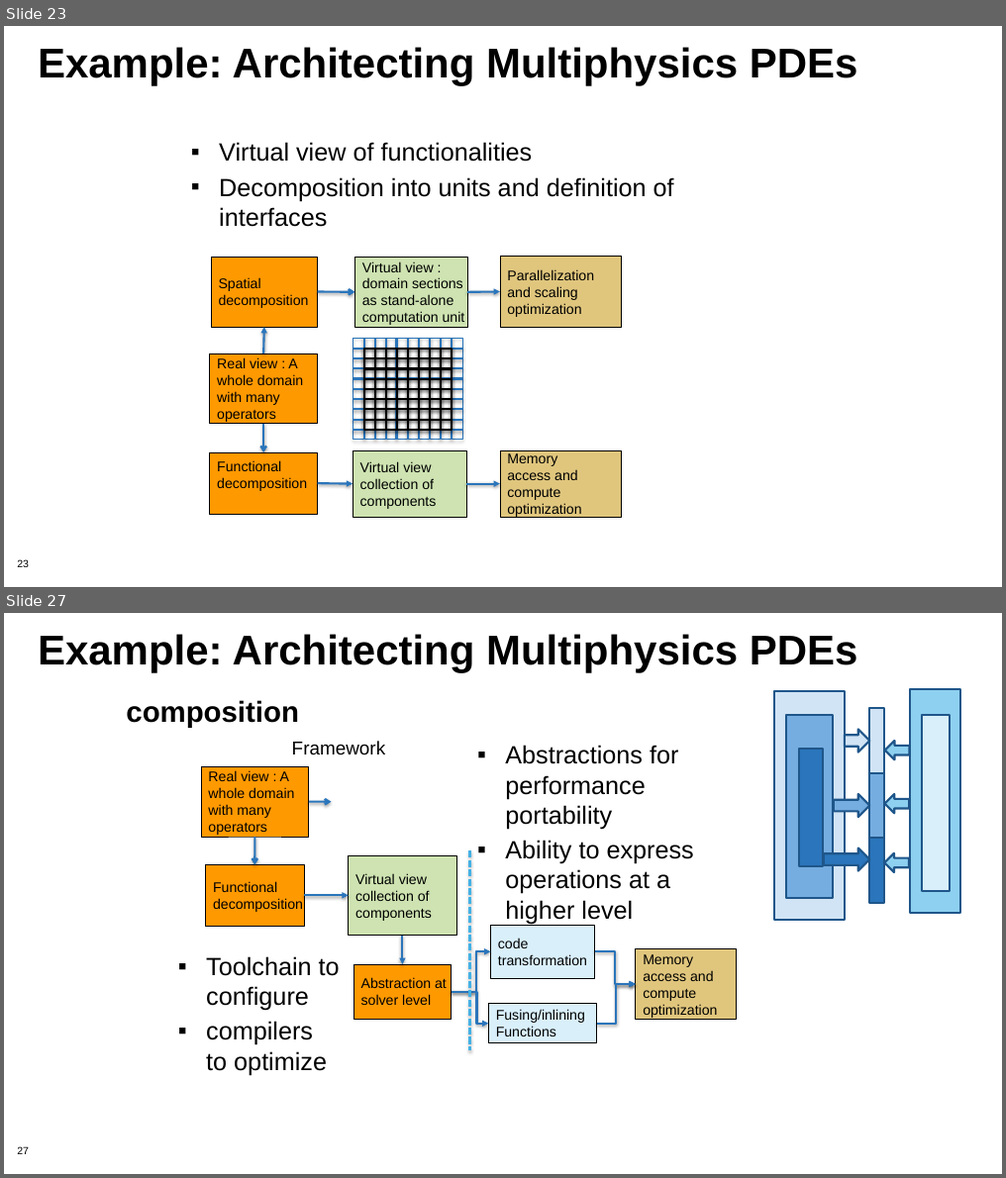
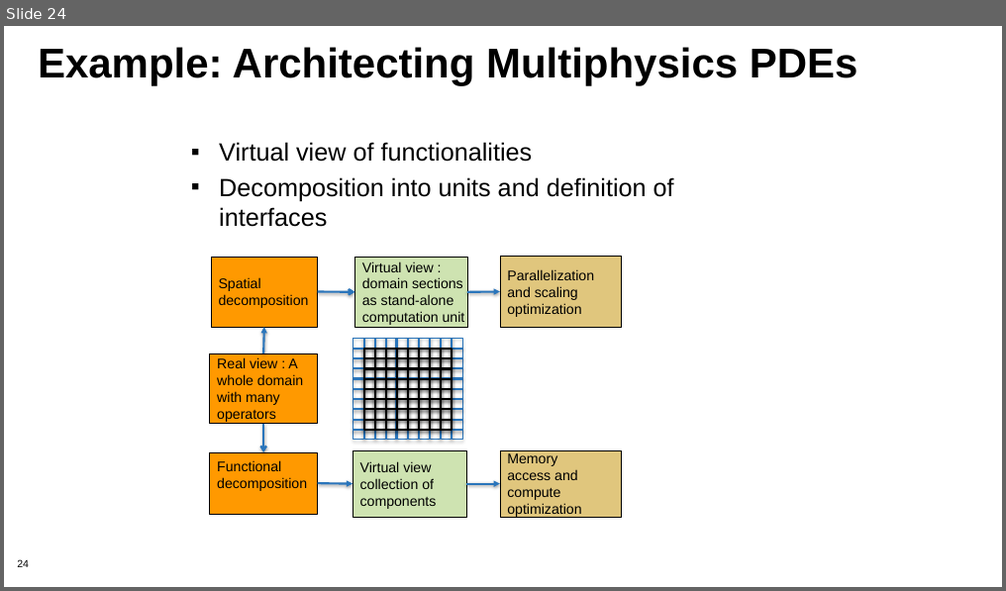
Before and after one commit to betterscientificsoftware/bssw-tutorial, a slide deck: presentations/04-design.pptx. Shown one above the other, each under a label of ours: slides 23 and 27 before the commit, slide 24 after it; the slides between them are not shown. The pictures are 1006x1178 and 1006x591 pixels, drawn with LibreOffice and Linux fonts; fonts in the diff are those of the drawing; background and template pictures are left out. Boxes give left, top, right and bottom in pixels: in the first picture for what was removed or moved away, otherwise in the second. Text is boxed around its words. In the diff, an @@ line names an element or a change of style, - is before the commit and + after.

```diff
--- a/presentations/04-design.pptx
+++ b/presentations/04-design.pptx
@@ slide 27 removed at (x1=4, y1=613, x2=1002, y2=1174), background #FFFFFF; not listed: 1 template element that a slide beside it also shows @@
@@ text removed at (x1=38, y1=634, x2=858, y2=672) @@
-Example: Architecting Multiphysics PDEs
@@ title removed at (x1=126, y1=700, x2=299, y2=728) @@
-composition
@@ text removed at (x1=292, y1=741, x2=385, y2=755) @@
-Framework
@@ text removed at (x1=505, y1=745, x2=694, y2=924) @@
-▪ Abstractions for performance portability
-▪ Ability to express operations at a higher level
@@ rectangle removed at (x1=201, y1=766, x2=309, y2=837) @@
-Real view : A
-whole domain
-with many
-operators
@@ arrow removed from (309, 802) to (331, 802) @@
@@ arrow removed from (254, 837) to (254, 865) @@
@@ rectangle removed at (x1=205, y1=865, x2=303, y2=926) @@
-Functional
-decomposition
@@ rectangle removed at (x1=349, y1=856, x2=456, y2=935) @@
-Virtual view
-collection of
-components
@@ line removed from (469, 851) to (469, 1051) @@
@@ group removed at (x1=773, y1=688, x2=960, y2=920): 8 rectangles, 3 right arrows, 3 left arrows @@
@@ arrow removed from (304, 895) to (349, 895) @@
@@ arrow removed from (402, 936) to (402, 964) @@
@@ rectangle removed at (x1=491, y1=926, x2=595, y2=978) @@
-code
-transformation
@@ text removed at (x1=206, y1=957, x2=340, y2=1075) @@
-▪ Toolchain to configure
-▪ compilers to optimize
@@ rectangle removed at (x1=353, y1=964, x2=450, y2=1020) @@
-Abstraction at
-solver level
@@ elbow arrow removed from (450, 992) to (491, 953) @@
@@ elbow arrow removed from (595, 953) to (635, 984) @@
@@ rectangle removed at (x1=635, y1=950, x2=736, y2=1020) @@
-Memory
-access and
-compute
-optimization
@@ elbow arrow removed from (450, 992) to (488, 1024) @@
@@ elbow arrow removed from (597, 1024) to (635, 984) @@
@@ rectangle removed at (x1=488, y1=1004, x2=597, y2=1044) @@
-Fusing/inlining
-Functions
@@ what was slide 23 is now slide 24 @@
@@ page number at (x1=17, y1=560, x2=29, y2=568): text changed @@
-23
+24
```
Also in this commit, not shown: 5 slides changed, 3 other slides removed.
